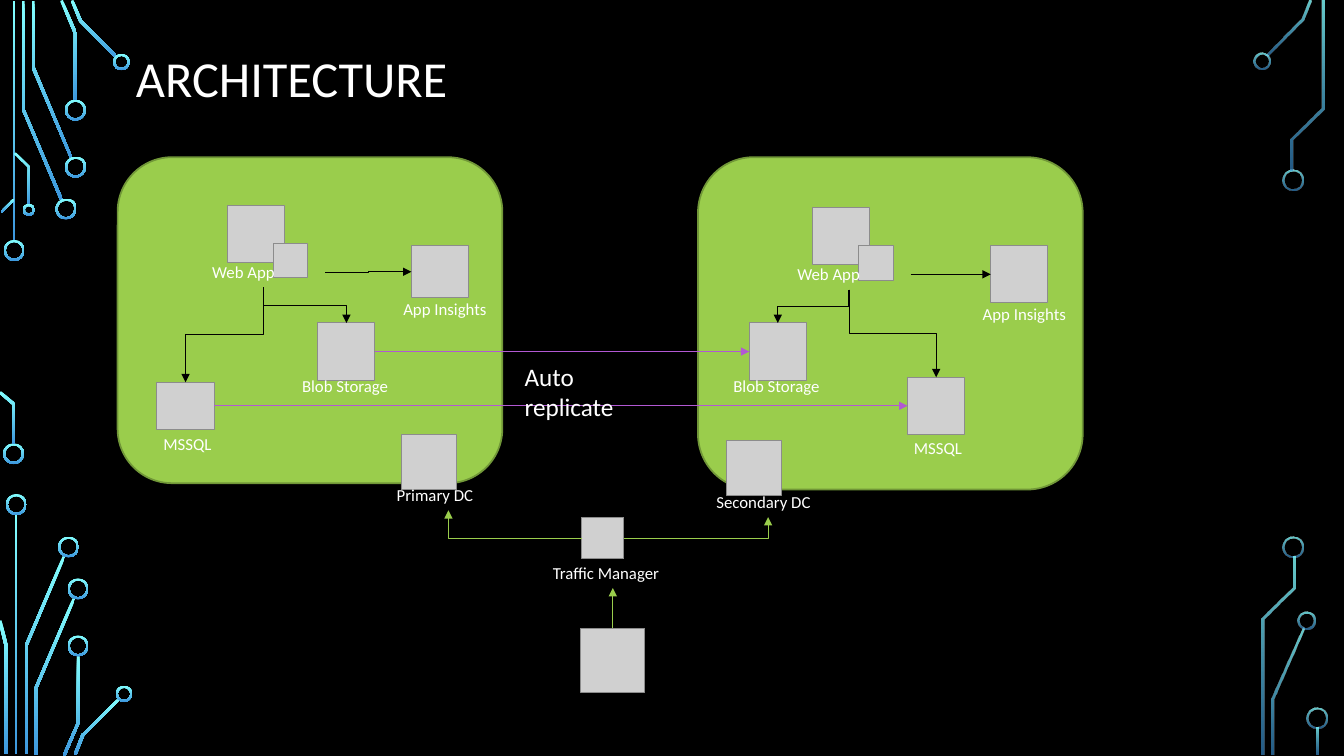
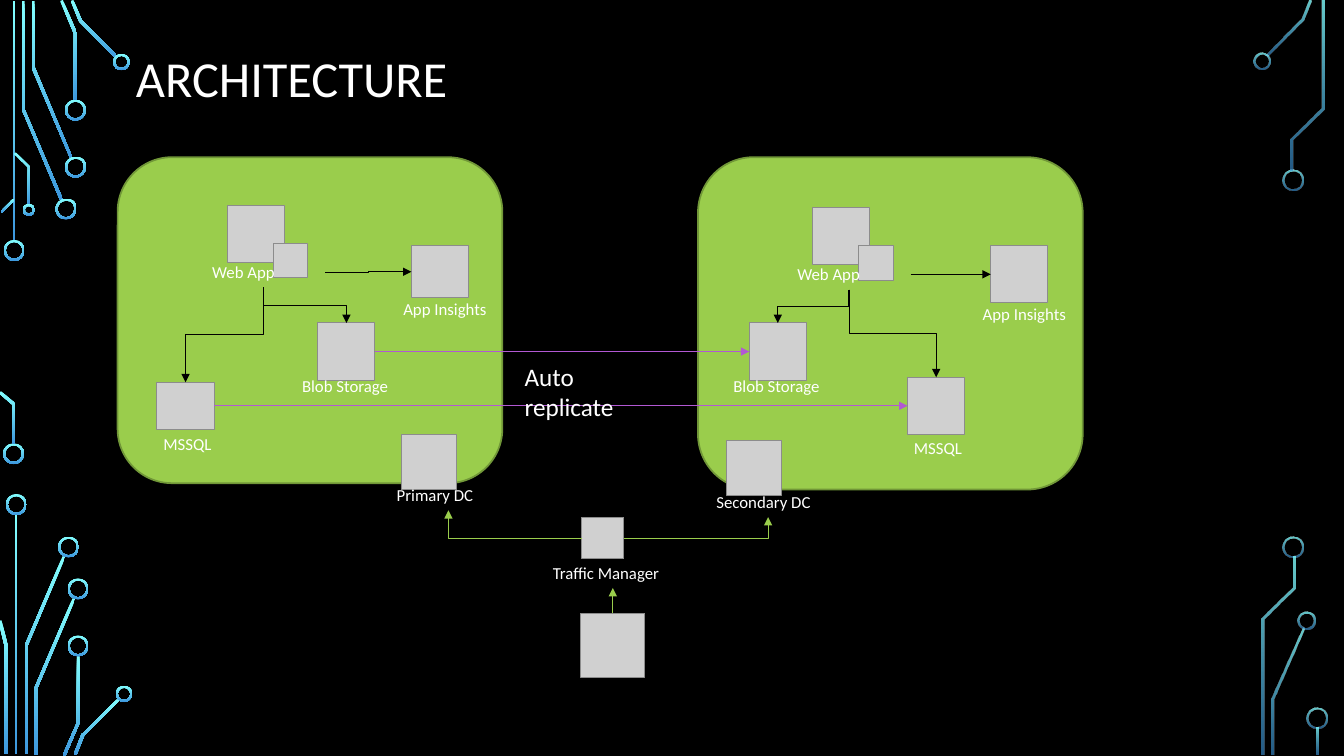
Before and after one commit to chenghao1983/c6c1d99d-502e-4a47-b8f5-35181e48b4fa_PT4, a slide deck: slide 3 of Doc/Active Learning on the Cloud - PT4.pptx. Drawn at 1344x756 pixels with LibreOffice and Linux fonts; fonts in the diff are those of the drawing; grey boxes stand for pictures; background and template pictures are left out. Boxes give left, top, right and bottom in pixels: in the first picture for what was removed or moved away, otherwise in the second. Text is boxed around its words. In the diff, an @@ line names an element or a change of style, - is before the commit and + after.

Commit message:
- updated PPT - added project report - draft

```diff
--- a/Doc/Active Learning on the Cloud - PT4.pptx
+++ b/Doc/Active Learning on the Cloud - PT4.pptx
@@ elbow arrow moved from (613, 628) - (613, 588) to (613, 613) - (613, 588) @@
@@ picture moved from (x1=581, y1=628, x2=644, y2=692) to (x1=581, y1=613, x2=644, y2=677) @@
```
Also in this commit, not shown: 1 other file.
